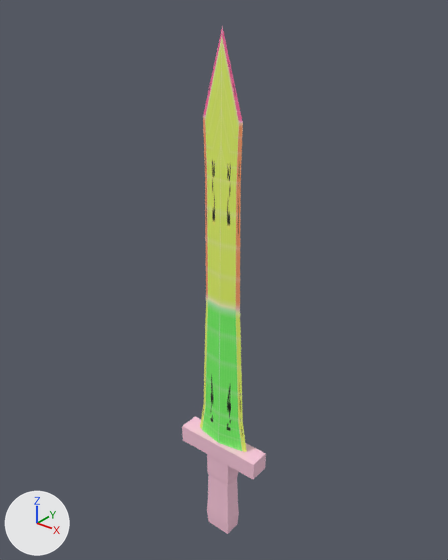
Before and after pictures for a commit that changed the OBJ model project/Resources/3d/playerSword.obj.
Both versions are drawn from a 50 mm camera at (0.934, -1.161, 1.296) aimed at (-0.029, 0.042, 0.55). Every picture has the same lights, and +X, +Y and +Z are marked at lower left. Where no turn or scale is listed for an object, it has been applied to the vertices.
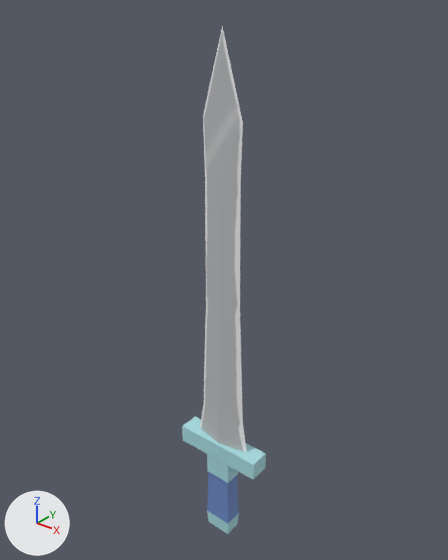
Scene script edits in JSON lines:
```json
{"op": "add", "block": "img_playeresword_png", "code": ["img_playeresword_png = load_image('playereSword.png', 'playereSword.png', 512, 512, 'sRGB')"]}
{"op": "set", "path": "mat_material.texture", "old": "img_uvchecker_png", "new": "img_playeresword_png"}
{"block": "me_cube", "where": "me_cube.from_pydata(...)  # 74 vertices, 136 faces; spans x -0.14..0.14, y -0.03..0.03, z -0.31..1.2"}
{"block": "me_cube", "where": "# used by ob_cube; location = (0.0, 0.0, 0.0)"}
{"block": "me_cube", "change": "me_cube part 1: texture (UV) coordinates of 136 of 136 faces, centred in x -0.14..0.14, y -0.03..0.03, z -0.31..1.13, changed; they spanned u 0.0..0.75, v 0.0..0.88 and now span u 0.0..0.97, v 0.0..1.0"}
```

What differs and where, as boxes [x1, y1, x2, y2] in the pictures (448 x 560 px):
```json
{"object": "Cube", "change": "surface changed", "before": [182, 26, 266, 534], "after": [182, 26, 266, 534], "on screen": "green to grey"}
```
